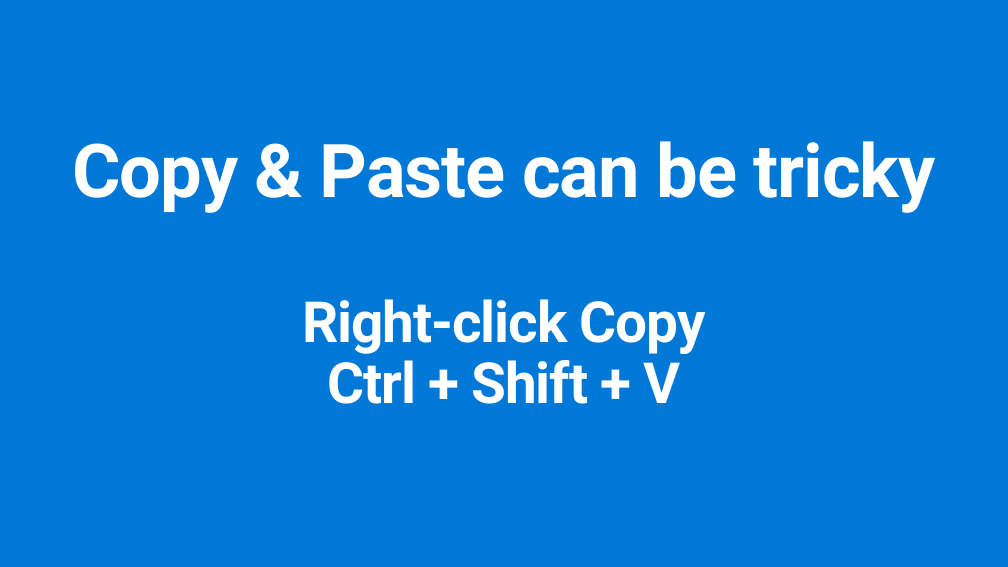
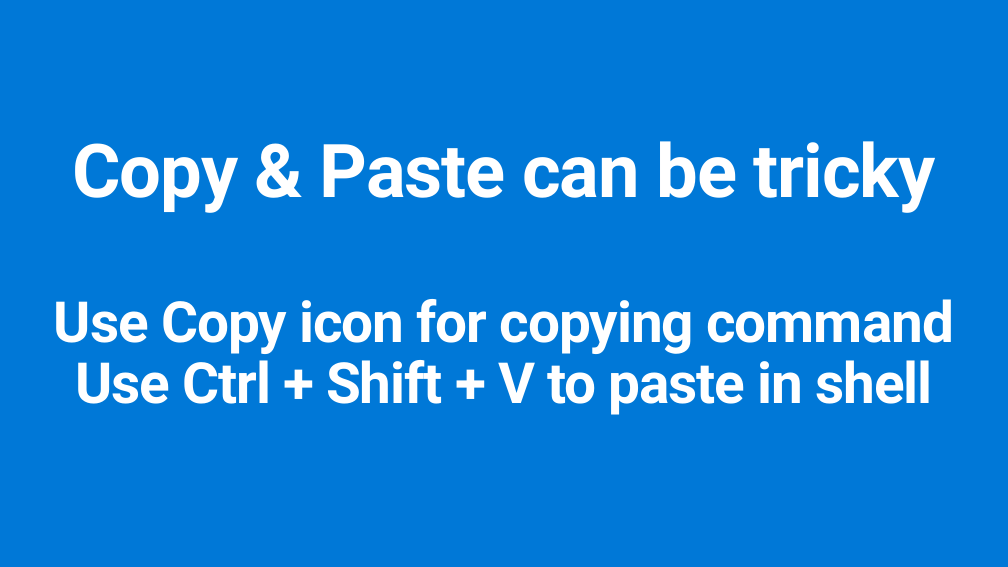
Before and after one commit to ActiveSolution/aiw-cloud-native, a slide deck: slide 40 of AIW Cloud Native.pptx (slide 39 before the commit). Drawn at 1008x567 pixels with LibreOffice and Linux fonts; fonts in the diff are those of the drawing. Boxes give left, top, right and bottom in pixels: in the first picture for what was removed or moved away, otherwise in the second. Text is boxed around its words. In the diff, an @@ line names an element or a change of style, - is before the commit and + after.

```diff
--- a/AIW Cloud Native.pptx
+++ b/AIW Cloud Native.pptx
@@ title at [54,141,954,415]: text changed @@
-Copy & Paste can be tricky
-Right-click Copy
-Ctrl + Shift + V
+Copy & Paste can be tricky
+Use Copy icon for copying command
+Use Ctrl + Shift + V to paste in shell
```
Also in this commit, not shown: 6 other slides changed, 3 slides added, 1 slide removed.
